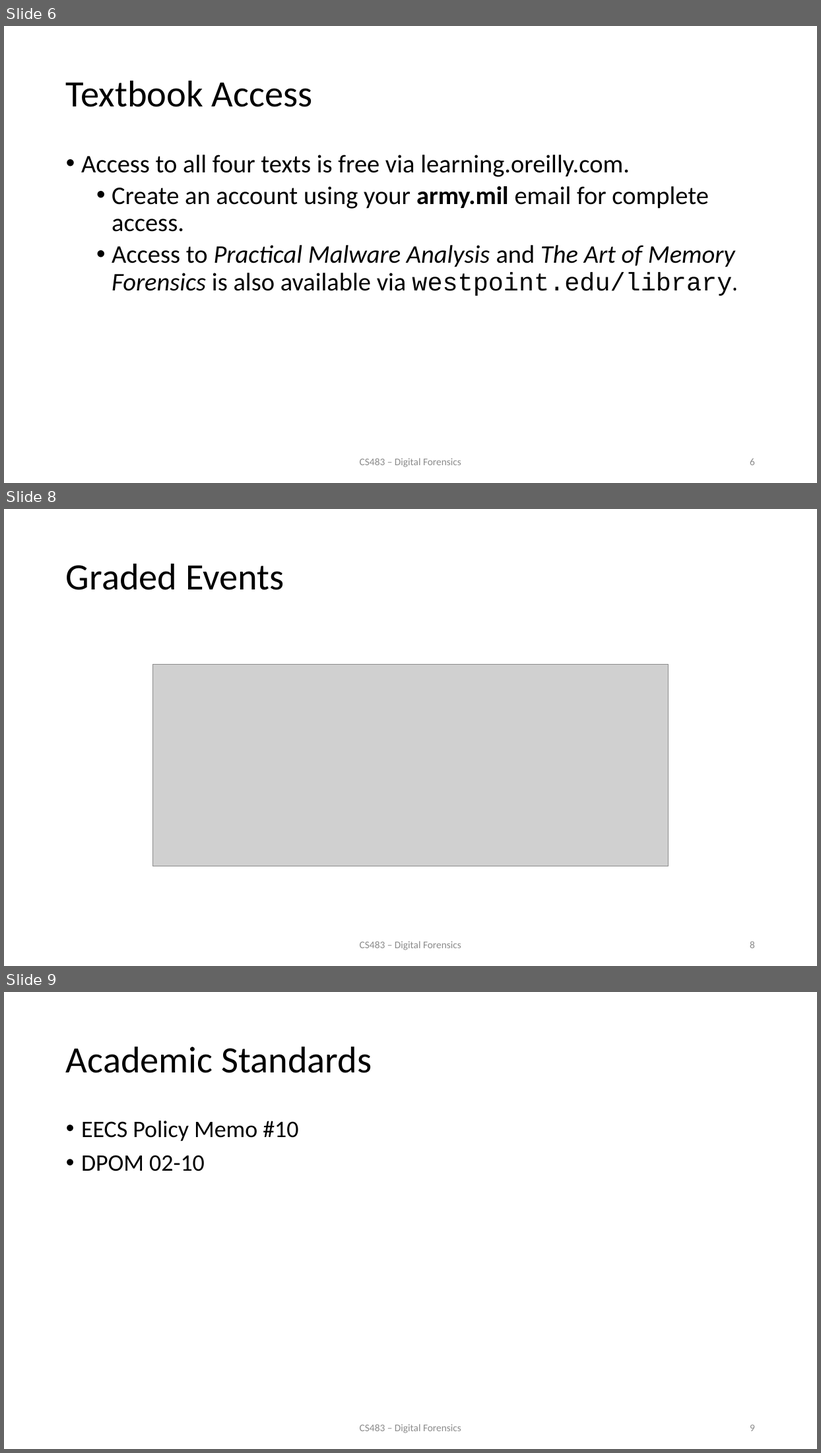
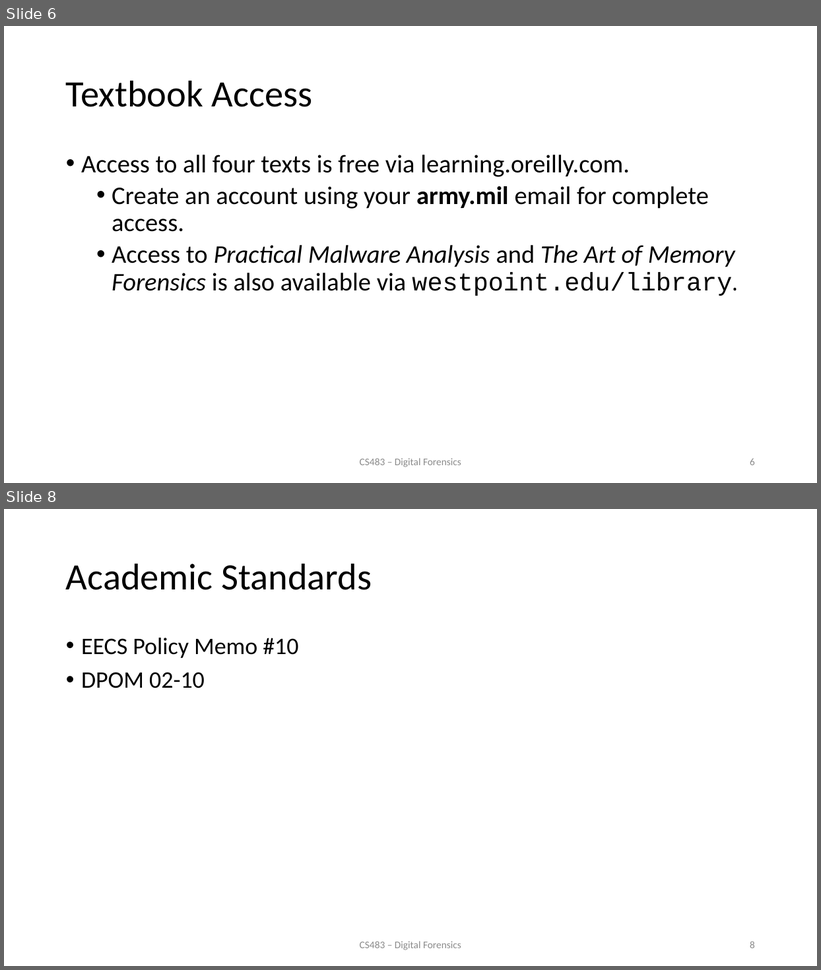
Before and after one commit to usma-eecs/cs483, a slide deck: Lesson 1/Lesson 1 - Introduction.pptx. Shown one above the other, each under a label of ours: slides 6, 8 and 9 before the commit, slides 6 and 8 after it; the slides between them are not shown. The pictures are 821x1453 and 821x970 pixels, drawn with LibreOffice and Linux fonts; fonts in the diff are those of the drawing; grey boxes stand for pictures. Boxes give left, top, right and bottom in pixels: in the first picture for what was removed or moved away, otherwise in the second. Text is boxed around its words. In the diff, an @@ line names an element or a change of style, - is before the commit and + after.

```diff
--- a/Lesson 1/Lesson 1 - Introduction.pptx
+++ b/Lesson 1/Lesson 1 - Introduction.pptx
@@ slide 8 removed at <box>4,509,817,966</box>, background #FFFFFF @@
@@ title removed at <box>66,563,284,590</box> @@
-Graded Events
@@ picture removed at <box>153,665,669,867</box> @@
@@ text removed at <box>360,941,461,951</box> @@
-CS483 – Digital Forensics
@@ page number removed at <box>750,941,755,949</box> @@
-8
@@ what was slide 9 is now slide 8 @@
@@ page number at <box>750,941,755,949</box>: text changed @@
-9
+8
```
Also in this commit, not shown: 2 slides changed.
